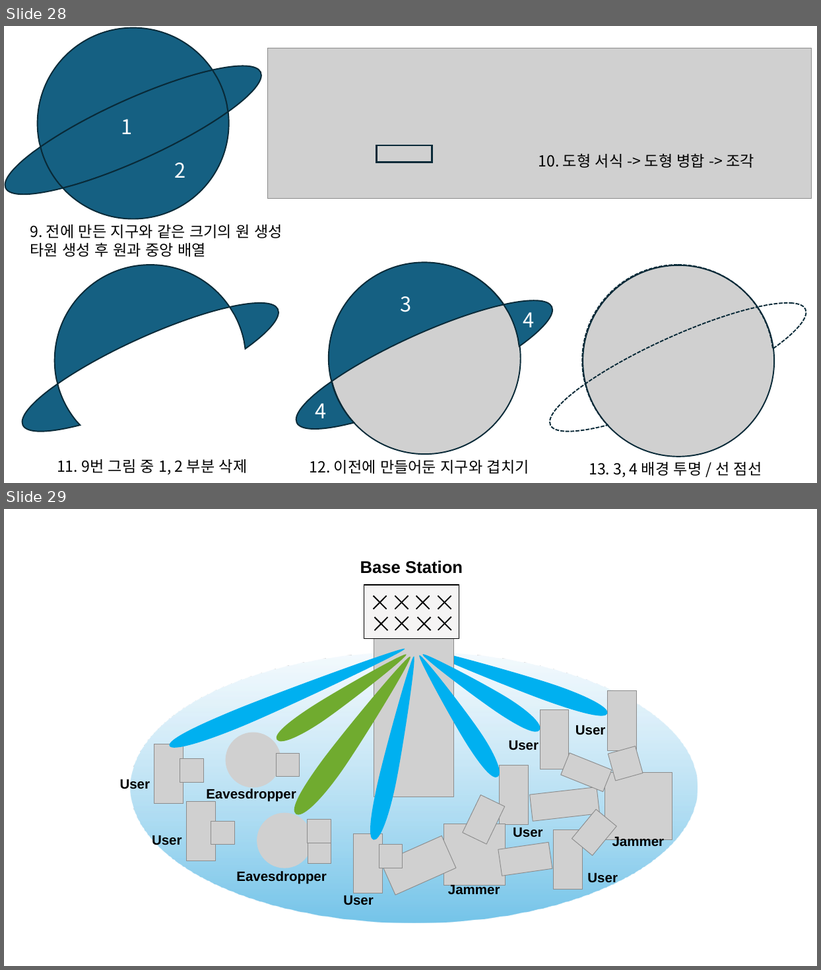
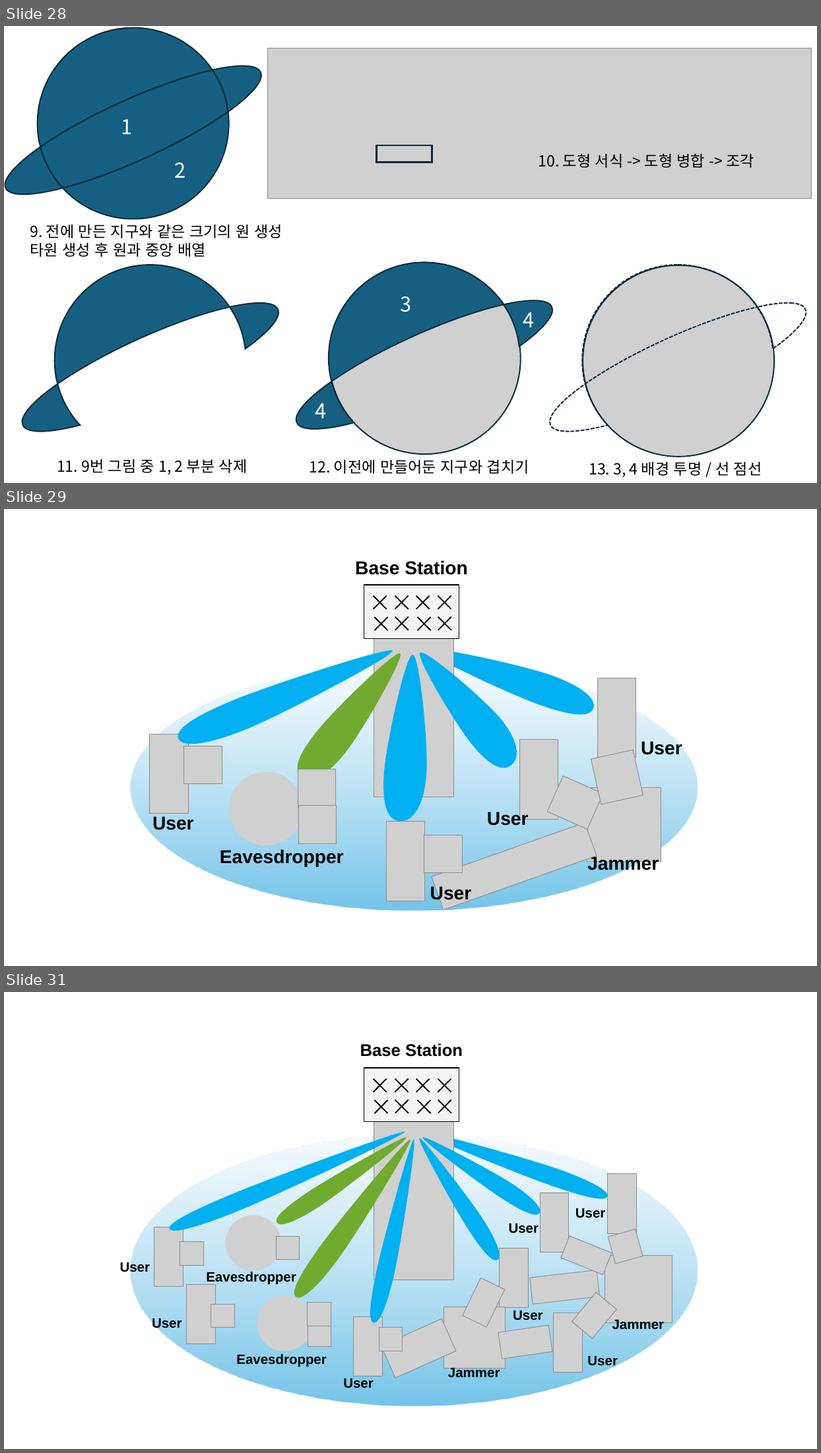
Before and after one commit to sangwon-hwang-pknu/sangwon-hwang-pknu.github.io, a slide deck: assets/img/projects/aidan-research-topics.pptx. Shown one above the other, each under a label of ours: slides 28 and 29 before the commit, slides 28, 29 and 31 after it; the slides between them are not shown. The pictures are 821x970 and 821x1453 pixels, drawn with LibreOffice and Linux fonts; fonts in the diff are those of the drawing; grey boxes stand for pictures. Boxes give left, top, right and bottom in pixels: in the first picture for what was removed or moved away, otherwise in the second. Text is boxed around its words. In the diff, an @@ line names an element or a change of style, - is before the commit and + after.

```diff
--- a/assets/img/projects/aidan-research-topics.pptx
+++ b/assets/img/projects/aidan-research-topics.pptx
@@ slide 29 added at [4, 509, 817, 966], background #FFFFFF @@
@@ group added at [130, 560, 698, 911]: 14 pictures, 8 crosses, 7 texts, 5 freeform shapes, 1 ellipse, 1 rectangle @@
+Base Station
+Jammer
+Eavesdropper
+User
+User
+User
+User
@@ what was slide 29 is now slide 31 @@
```
Also in this commit, not shown: 1 other slide added, 3 other files.
